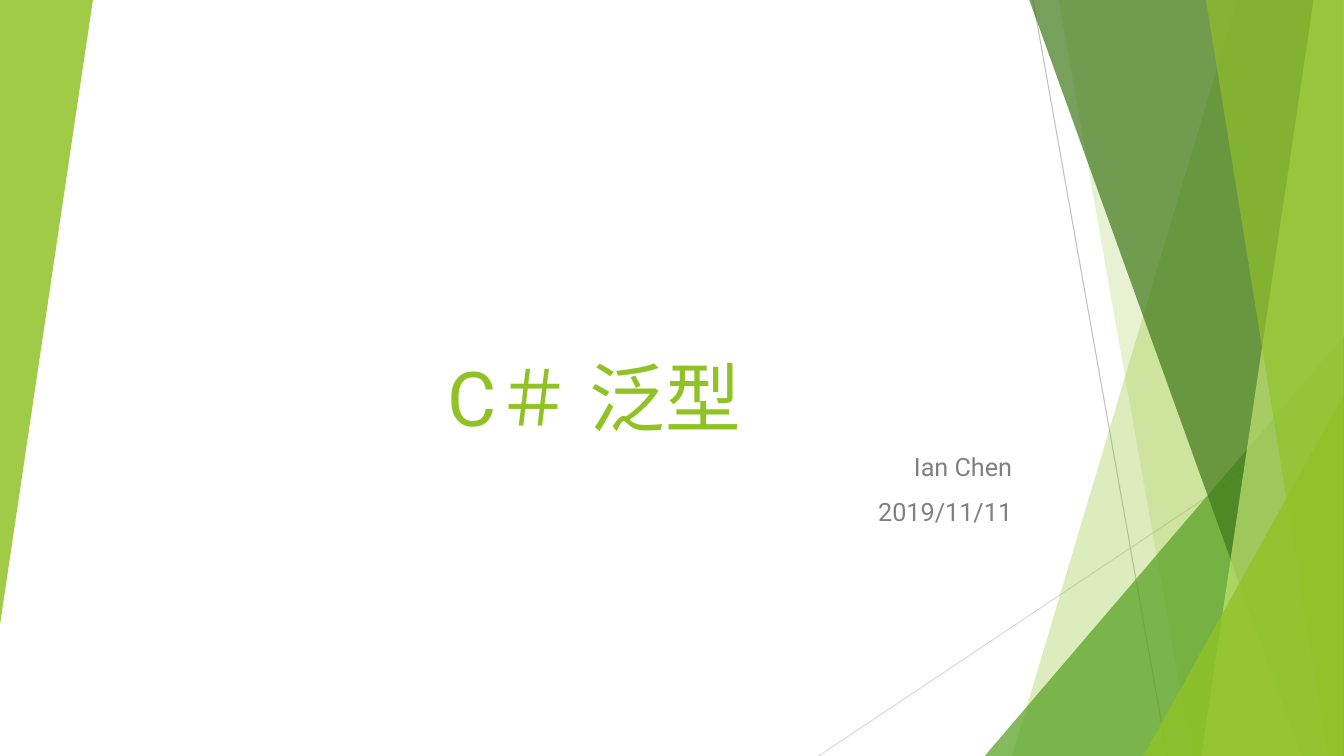
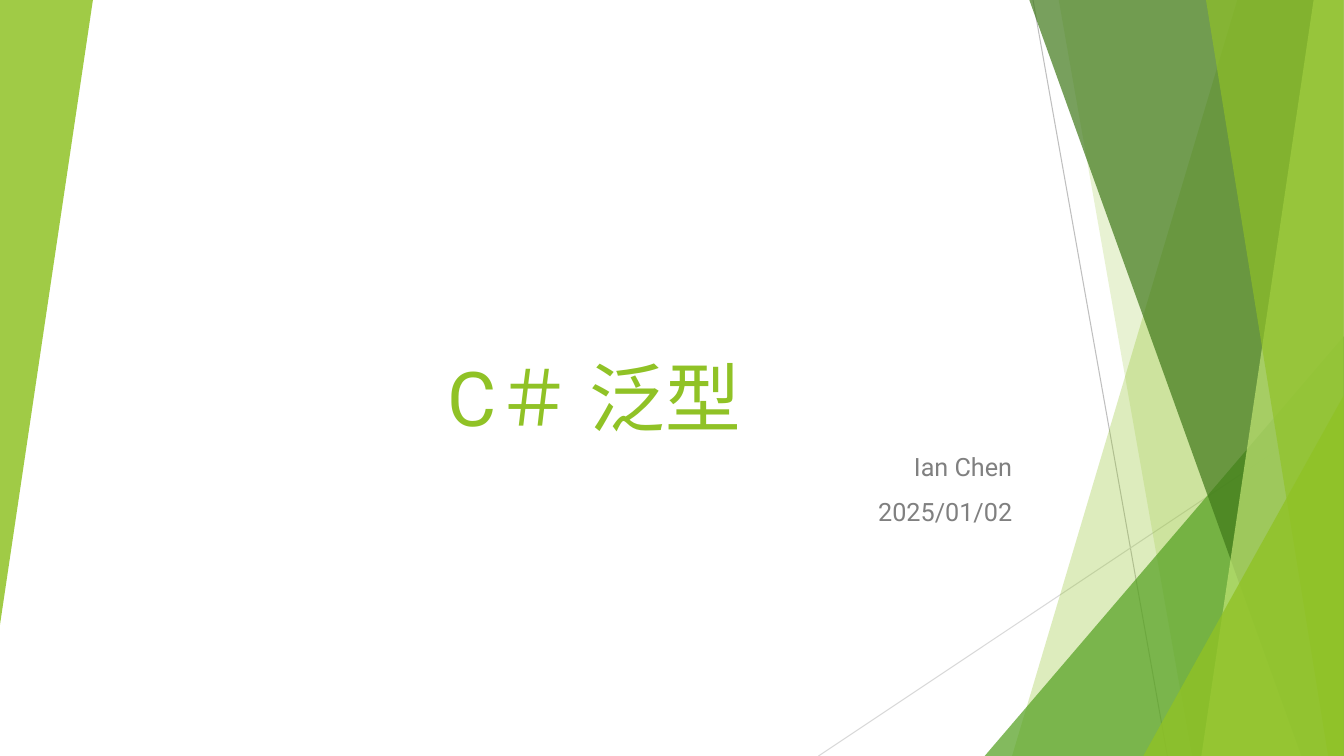
Before and after one commit to ianChen806/191124_CShaprer, a slide deck: slide 1 of CSharper_Generic.pptx. Drawn at 1344x756 pixels with LibreOffice and Linux fonts; fonts in the diff are those of the drawing. Boxes give left, top, right and bottom in pixels: in the first picture for what was removed or moved away, otherwise in the second. Text is boxed around its words. In the diff, an @@ line names an element or a change of style, - is before the commit and + after.

```diff
--- a/CSharper_Generic.pptx
+++ b/CSharper_Generic.pptx
@@ subtitle at (878,503,1012,523): text changed @@
-2019/11/11
+2025/01/02
```
Also in this commit, not shown: 1 other slide changed, 2 slides removed, 7 other files.
